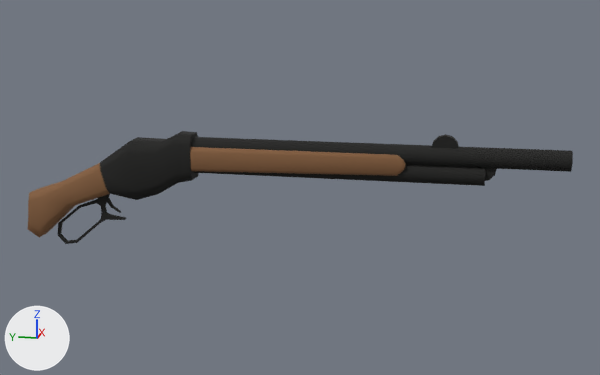
Two versions of the FBX model Zombie Blaster/Assets/Art/Weapons/shotgun/shotgun.fbx, one commit apart.
Both versions are drawn from a camera (50 mm lens) standing at (-0.409, -0.086, 0.08) and looking at (0.003, -0.004, -0.023). The lights are fixed; the arrows at lower left show +X, +Y and +Z. Where no turn or scale is listed for an object, it has been applied to the vertices. Vertices at the same position are counted once.
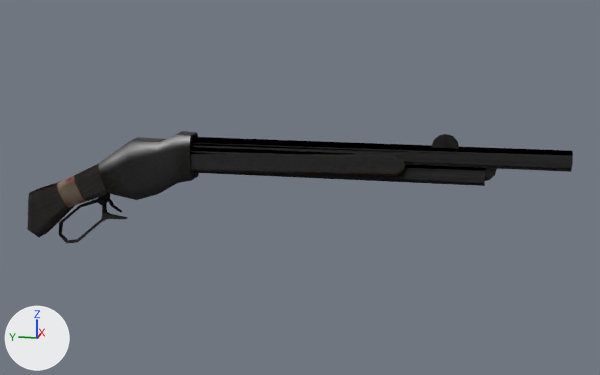
Where the newer file only moved an object's origin or applied its transform, the numbers keep the older frame.

Where the change shows, as pixel boxes (x1, y1, x2, y2) in the pictures (600 x 375 px; the box of a moved part takes in the faces that stretch with it):
'polySurface2', reshaped: before (28, 131, 573, 244); after (27, 131, 573, 243)
part 1 of me_polysurface2, moved or reshaped: (403, 134, 497, 180) in both
part 2 of me_polysurface2, moved or reshaped: before (58, 194, 126, 244); after (59, 194, 127, 243)
part 3 of me_polysurface2, recoloured: (28, 131, 573, 237) in both

What the commit changed:
Picture 'shotgun_bump_small.jpg' (img_shotgun_bump_small_jpg) is new.
Picture 'shotgun_small.jpg' (img_shotgun_small_jpg) is new.
Material 'blinn6' (mat_blinn6) is new.
Uses the picture img_shotgun_bump_small_jpg.
Uses the picture img_shotgun_small_jpg.
me_polysurface2 is used by ob_polysurface2; location (0.0, 0.0, 0.0).
me_polysurface2 had 239 vertices, 199 faces and spanned x -0.007..0.007, y -0.137..0.148, z -0.061..0.007.
me_polysurface2 now has 234 vertices, 208 faces and spans x -0.008..0.008, y -0.137..0.148, z -0.061..0.008.
Part 1, on me_polysurface2:
8 vertices are removed from x -0.003..0.003, y -0.102..0.053, z -0.011..0.007.
21 faces are deleted.
10 vertices move from x -0.005..0.005, y -0.084..-0.058, z -0.009..0.006 to x -0.005..0.005, y -0.084..-0.058, z -0.009..0.007.
4 vertices are added at (-0.002, -0.077, 0.008), (-0.002, -0.081, 0.007), (-0.002, -0.084, 0.001), (0.002, -0.077, 0.008).
29 new faces join them.
Part 2, on me_polysurface2:
47 vertices are removed from x -0.002..0.0, y 0.092..0.132, z -0.061..-0.034.
63 faces are deleted.
16 vertices in x -0.002..0.0, y 0.094..0.108, z -0.041..-0.029 move by (0.001, 0.0, 0.0).
2 vertices move within x -0.001, y 0.094..0.095, z -0.041.
46 vertices are added at x -0.001..0.001, y 0.092..0.132, z -0.061..-0.034.
64 new faces join them.
me_polysurface2 part 3: 128 faces spanning x -0.008..0.008, y -0.137..0.148, z -0.057..0.007 switch from mat_blinn2 (picture img_shotgun_uv_1_jpg) to mat_blinn6.
